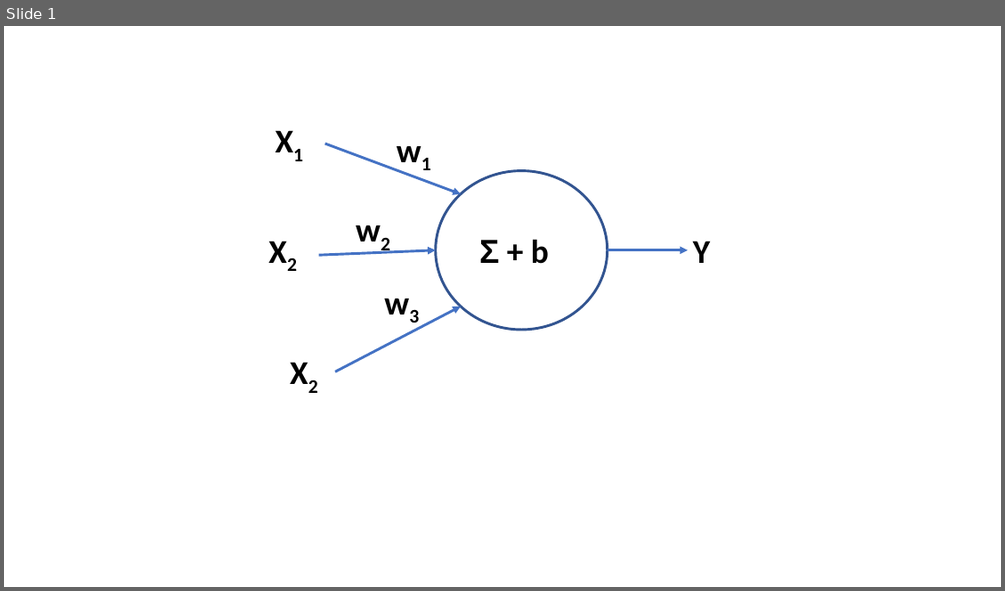
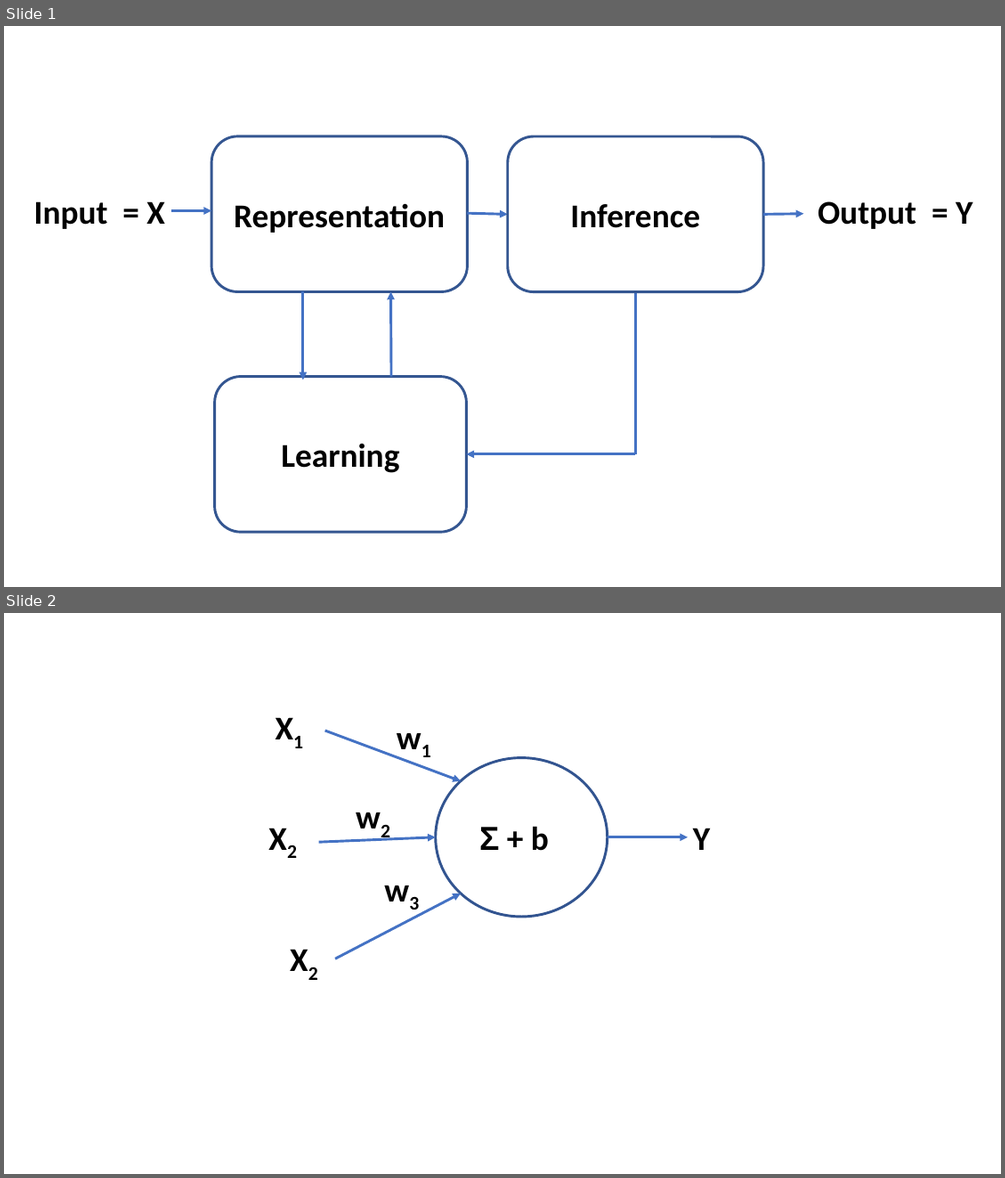
Before and after one commit to StephenElston/MachineLearning530, a slide deck: Lesson1/Figures/Lesson1Figures.pptx. Shown one above the other, each under a label of ours: slide 1 before the commit, slides 1 and 2 after it. The pictures are 1005x591 and 1005x1178 pixels, drawn with LibreOffice and Linux fonts; fonts in the diff are those of the drawing. Boxes give left, top, right and bottom in pixels: in the first picture for what was removed or moved away, otherwise in the second. Text is boxed around its words. In the diff, an @@ line names an element or a change of style, - is before the commit and + after.

```diff
--- a/Lesson1/Figures/Lesson1Figures.pptx
+++ b/Lesson1/Figures/Lesson1Figures.pptx
@@ slide 1 added at (4, 26, 1001, 587), background #FFFFFF @@
@@ rounded rectangle added at (212, 136, 468, 292), outline #325491 2.5 pt, 32 pt, text #000000, bold @@
+Representation
@@ rounded rectangle added at (508, 136, 764, 292), outline #325491 2.5 pt, 32 pt, text #000000, bold @@
+Inference
@@ text added at (34, 201, 165, 229), 32 pt, text #000000, bold @@
+Input = X
@@ arrow added from (171, 211) to (212, 211), #4472C4 2.5 pt @@
@@ text added at (817, 201, 972, 229), 32 pt, text #000000, bold @@
+Output = Y
@@ arrow added from (468, 213) to (508, 215), #4472C4 2.5 pt @@
@@ arrow added from (764, 215) to (804, 214), #4472C4 2.5 pt @@
@@ arrow added from (303, 291) to (303, 379), #4472C4 2.5 pt @@
@@ arrow added from (391, 377) to (390, 291), #4472C4 2.5 pt @@
@@ line added from (636, 290) to (636, 454), #4472C4 2.5 pt @@
@@ rounded rectangle added at (215, 377, 467, 532), outline #325491 2.5 pt, 32 pt, text #000000, bold @@
+Learning
@@ arrow added from (636, 454) to (466, 454), #4472C4 2.5 pt @@
@@ what was slide 1 is now slide 2 @@
```
Also in this commit, not shown: 2 other slides added.
